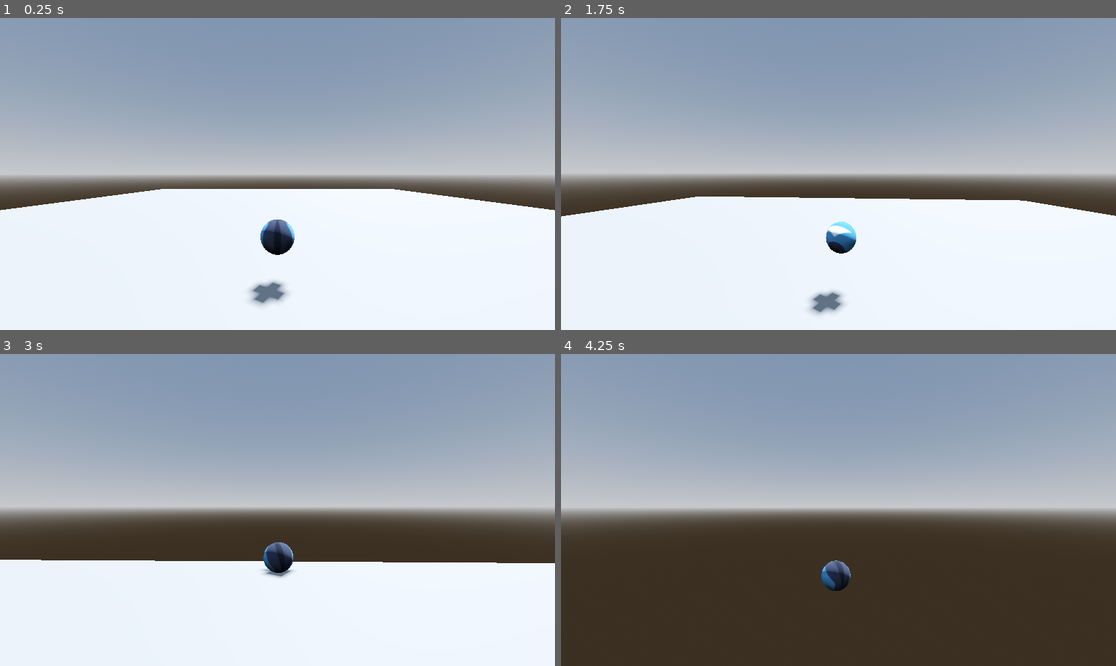
Above: before the commit, frames 1-4 (two rows, left to right).
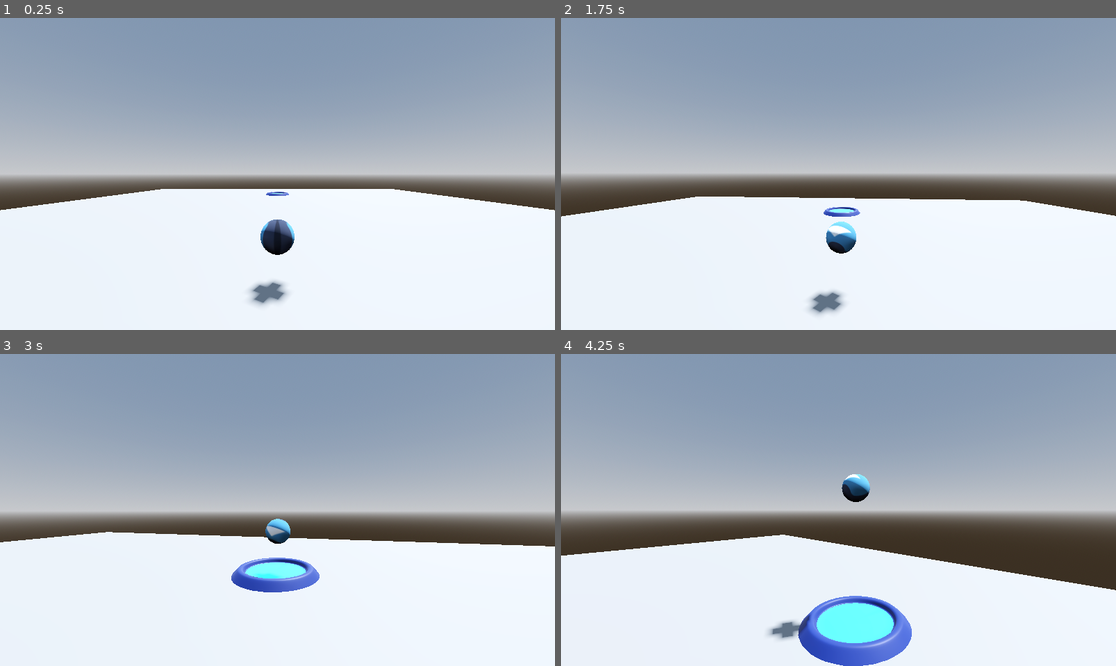
Above: after the commit, the same moments.

Repository: Shuntoon/Marble3D_Project_FIles
Game: Godot game, scene res://Levels/level_1.tscn
Two runs of this game, one before a commit and one after it. Both use one fixed random seed, a clock stepped at 60 frames per second and the inputs below. The engine's default icon, where the game draws it, is replaced by a stand-in: a white triangle on a blue panel in a dark square.
Inputs (mouse positions are in pixels of both pictures, inside the frame that each line leads up to):
- Up to frame 1 (0.25 s): no input
- Up to frame 2 (1.75 s): move the mouse to (866, 174) at 0.52 s; hold W (forward) from 0.53 s (still down); tap Space (jump) at 0.77, 1.52 s; move the mouse to (810, 174) at 1.27 s
- Up to frame 3 (3 s): keep holding W (forward); move the mouse to (288, 503) at 2.02 s; move the mouse to (271, 516) at 2.77 s
- Up to frame 4 (4.25 s): keep holding W (forward); tap Space (jump) at 3.02, 3.77 s; move the mouse to (877, 513) at 3.52 s

The runs differ from the first frame. In frame 1, less than 0.1% of the frame differs, in the area x 47-53%, y 55-58%; in frame 2, 0.2%; in frame 3, 13%; in frame 4, 38%, in the area x 0-100%, y 38-100%.

Commit message:
Tutorial 5
- Starting finish line

Diff:
--- a/Levels/level_1.tscn
+++ b/Levels/level_1.tscn
@@ -1,6 +1,7 @@
-[gd_scene load_steps=5 format=3 uid="uid://nu3sfvutp5i4"]
+[gd_scene load_steps=6 format=3 uid="uid://nu3sfvutp5i4"]
 
 [ext_resource type="PackedScene" uid="uid://bu6csgumns604" path="res://Objects/Player/player.tscn" id="1_08apw"]
+[ext_resource type="PackedScene" uid="uid://cayxwk30vhqju" path="res://Objects/FinishPoint/finish_point.tscn" id="2_i4n55"]
 
 [sub_resource type="ProceduralSkyMaterial" id="ProceduralSkyMaterial_xm8n4"]
 sky_horizon_color = Color(0.64625, 0.65575, 0.67075, 1)
@@ -32,3 +33,6 @@
 [node name="Floor" type="CSGBox3D" parent="Environment"]
 use_collision = true
 size = Vector3(12.3692, 0.0833458, 18.6034)
+
+[node name="FinishPoint" parent="." instance=ExtResource("2_i4n55")]
+transform = Transform3D(1, 0, 0, 0, 1, 0, 0, 0, 1, 0, 0, -6.4653)
--- /dev/null
+++ b/Objects/FinishPoint/finish_point.gd
@@ -0,0 +1,10 @@
+extends Node3D
+
+func _on_finish_area_body_entered(body):
+	if body.owner.is_in_group("player"):
+		var camera = body.owner.get_node("CameraContainer")
+		camera.smooth_camera_tolerance = .01
+		camera.level_finished = true
+		body.can_move = false
+		body.level_finished = true
+	pass # Replace with function body.
--- /dev/null
+++ b/Objects/FinishPoint/finish_point.tscn
@@ -0,0 +1,28 @@
+[gd_scene load_steps=4 format=3 uid="uid://cayxwk30vhqju"]
+
+[ext_resource type="Script" path="res://Objects/FinishPoint/finish_point.gd" id="1_40uva"]
+[ext_resource type="PackedScene" uid="uid://dd5f46iuo73pm" path="res://Art/Meshes/FinishPad.glb" id="1_socig"]
+
+[sub_resource type="SphereShape3D" id="SphereShape3D_hr8sr"]
+radius = 0.790824
+
+[node name="FinishPoint" type="Node3D"]
+script = ExtResource("1_40uva")
+
+[node name="FinishPad" parent="." instance=ExtResource("1_socig")]
+
+[node name="FinishArea" type="Area3D" parent="."]
+transform = Transform3D(1, 0, 0, 0, 1, 0, 0, 0, 1, 0, 0.563553, 0)
+collision_mask = 2
+gravity_space_override = 3
+gravity_point = true
+gravity_point_center = Vector3(0, 0, 0)
+gravity_direction = Vector3(0, 0, 0)
+gravity = 25.0
+linear_damp_space_override = 3
+linear_damp = 3.0
+
+[node name="CollisionShape3D" type="CollisionShape3D" parent="FinishArea"]
+shape = SubResource("SphereShape3D_hr8sr")
+
+[connection signal="body_entered" from="FinishArea" to="." method="_on_finish_area_body_entered"]
--- a/Objects/Player/Camera.gd
+++ b/Objects/Player/Camera.gd
@@ -8,9 +8,11 @@
 @export var h_acceleration : float = 15.0
 @export var v_acceleration : float = 15.0
 @export var smooth_camera_tolerance : float = .3
+@export var finish_rotation_speed : float = 25
 
 var camrot_h : float = 0.0
 var camrot_v : float = 0.0
+var level_finished = false
 
 @onready var marble = $"../Marble"
 @onready var h_rotation = $HRotation
@@ -26,8 +28,14 @@
 
 	camrot_v = clamp(camrot_v, cam_v_min, cam_v_max)
 
-	h_rotation.rotation_degrees.y = lerp(h_rotation.rotation_degrees.y, camrot_h, delta * h_acceleration)
-	v_rotation.rotation_degrees.x = lerp(v_rotation.rotation_degrees.x, camrot_v, delta * v_acceleration)
+	if level_finished:
+		h_rotation.rotation_degrees.y = lerp(h_rotation.rotation_degrees.y, h_rotation.rotation_degrees.y + 1, finish_rotation_speed * delta)
+		v_rotation.rotation_degrees.x = lerp(v_rotation.rotation_degrees.x, 0.0, 2 * delta)
+
+	else:
+		h_rotation.rotation_degrees.y = lerp(h_rotation.rotation_degrees.y, camrot_h, delta * h_acceleration)
+		v_rotation.rotation_degrees.x = lerp(v_rotation.rotation_degrees.x, camrot_v, delta * v_acceleration)
+
 	rotation_degrees.z = 0
 
 
--- a/Objects/Player/Marble.gd
+++ b/Objects/Player/Marble.gd
@@ -3,13 +3,21 @@
 @export var movement_speed : float = 385.0
 @export var max_velocity : float = 7.5
 @export var jump_power : float = 6.0
+@export var finish_deceleration : float = .25
 
 @onready var camera_3d = $"../CameraContainer/HRotation/VRotation/SpringArm3D/Camera3D"
 
 var grounded = false
+var can_move = true
+var level_finished = false
 
 func _physics_process(delta):
-	movement(delta)
+	if can_move:
+		movement(delta)
+
+	if level_finished:
+		gravity_scale = move_toward(gravity_scale,0.0, finish_deceleration * delta)
+
 	if linear_velocity.x > max_velocity:
 		linear_velocity.x = max_velocity
 	if linear_velocity.x < -max_velocity:
--- a/Objects/Player/player.tscn
+++ b/Objects/Player/player.tscn
@@ -16,13 +16,14 @@
 [sub_resource type="StandardMaterial3D" id="StandardMaterial3D_uwf1o"]
 albedo_texture = ExtResource("2_qcvt7")
 
-[node name="Player" type="Node3D"]
+[node name="Player" type="Node3D" groups=["player"]]
 
 [node name="GroundCheckRay" type="RayCast3D" parent="."]
 target_position = Vector3(0, -0.4, 0)
 script = ExtResource("1_mi88b")
 
 [node name="Marble" type="RigidBody3D" parent="."]
+collision_layer = 2
 physics_material_override = SubResource("PhysicsMaterial_qcqbx")
 gravity_scale = 0.9
 can_sleep = false
--- a/project.godot
+++ b/project.godot
@@ -42,3 +42,8 @@
 "events": [Object(InputEventKey,"resource_local_to_scene":false,"resource_name":"","device":-1,"window_id":0,"alt_pressed":false,"shift_pressed":false,"ctrl_pressed":false,"meta_pressed":false,"pressed":false,"keycode":0,"physical_keycode":32,"key_label":0,"unicode":32,"echo":false,"script":null)
 ]
 }
+
+[layer_names]
+
+3d_physics/layer_1="World"
+3d_physics/layer_2="Player"
Binary file added: Art/Meshes/FinishPad.glb
Not shown, added: Art/Meshes/FinishPad.glb.import
